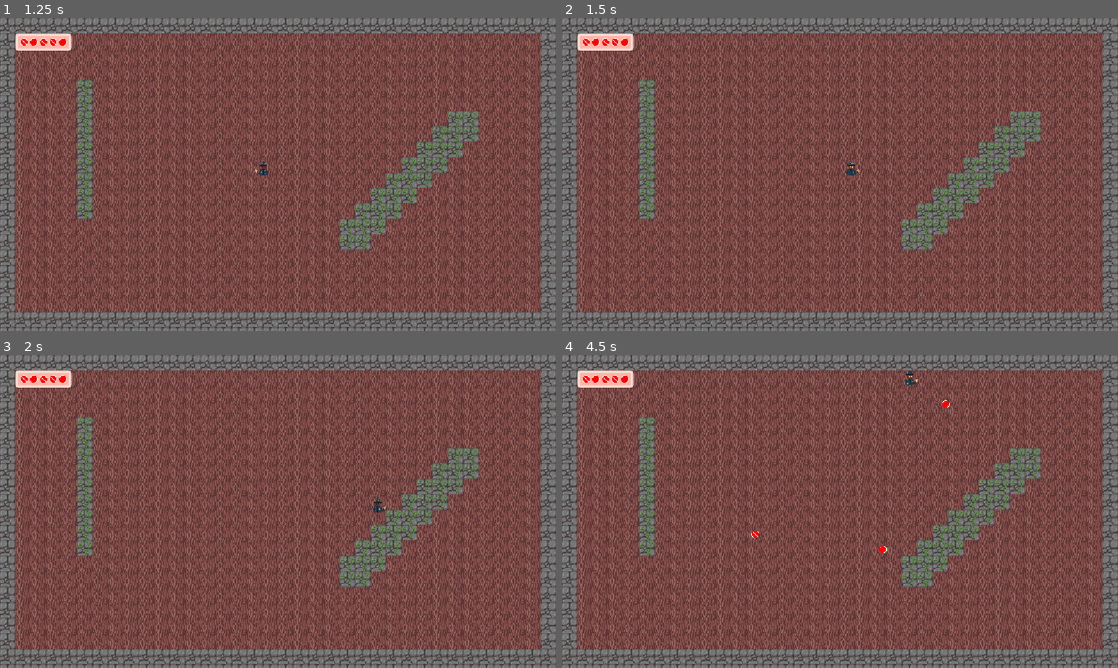
Above: before the commit, frames 1-4 (two rows, left to right).
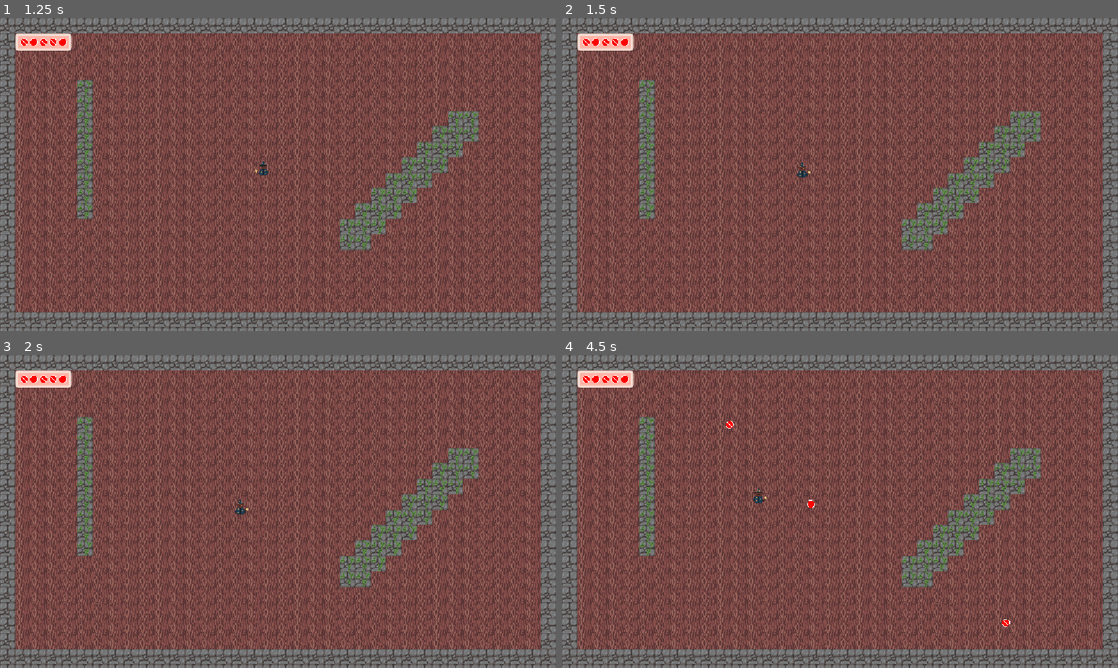
Above: after the commit, the same moments.

Repository: teganmy/wizard-cat-cat-wizard
Game: Godot game, scene res://main.tscn
The game is run twice, just before and just after one commit, with the same random seed, the same clock (stepped at 60 frames per second) and the same inputs.
Inputs (mouse positions are in pixels of both pictures, inside the frame that each line leads up to):
- Up to frame 1 (1.25 s): click "New Game" at 0.5 s
- Up to frame 2 (1.5 s): tap Enter at 1.25 s; move the mouse to (962, 158) at 1.27 s; hold Right (player_right) from 1.28 s (still down); tap Shift (player_dodge, bound only after the commit) at 1.35 s
- Up to frame 3 (2 s): keep holding Right (player_right)
- Up to frame 4 (4.5 s): move the mouse to (728, 527) at 2.02 s; release Right (player_right) at 2.03 s; hold Down (player_down) 2.03-2.78 s; tap Space (fire) at 2.1, 2.75, 4.35 s; tap Shift (player_dodge, bound only after the commit) at 2.3, 2.85, 3.6 s; move the mouse to (895, 442) at 2.77 s; hold Right (player_right) 2.78-3.53 s; move the mouse to (812, 574) at 3.52 s; hold W (player_up) 3.53-4.28 s; move the mouse to (1006, 558) at 4.27 s; hold Left (player_left) from 4.28 s (still down)

Frame 1 is identical in both runs. In frame 2, 0.1% of the frame differs, in the area x 42-54%, y 45-52%; in frame 3, 0.1%; in frame 4, 0.3%, in the area x 29-81%, y 4-87%.

Commit message:
Added player state machine and rudimentary dodge

Diff:
--- a/wizard-cat-game/player.gd
+++ b/wizard-cat-game/player.gd
@@ -1,30 +1,68 @@
 extends CharacterBody2D
 
 @export var speed: float = 100
+@export var dodge_speed: float = 500
 @onready var shooter := $Shooter
 @onready var sprite := $Sprite2D
 @onready var health := $Health
+@onready var dodge_cooldown := $DodgeCooldown
+@onready var hurtbox := $Hurtbox
 var last_dir: Vector2 = Vector2.ZERO
+var dodge_dir: Vector2 = Vector2.ZERO
 signal died
 
+enum STATE {IDLE, MOVE, DODGE}
+var state: STATE = STATE.IDLE
 
 func _physics_process(_delta: float) -> void:
 	var dir := Input.get_vector("player_left", "player_right", "player_up", "player_down")
-	if dir != last_dir:
-		get_tree().create_tween().set_trans(Tween.TRANS_QUAD).tween_property(self, "velocity", speed * dir, 0.1)
-		last_dir = dir
 	if Input.is_action_just_pressed("fire"):
 		add_sibling(shooter.fire(get_global_mouse_position()))
 	if get_global_mouse_position().x < global_position.x:
 		sprite.flip_h = false
 	else:
 		sprite.flip_h = true
-
+	match state:
+		STATE.IDLE:
+			if dir != Vector2.ZERO:
+				_change_state(STATE.MOVE)
+			if Input.is_action_just_pressed("player_dodge"):
+				_change_state(STATE.DODGE)
+		STATE.MOVE:
+			if dir == Vector2.ZERO:
+				_change_state(STATE.IDLE)
+			if Input.is_action_just_pressed("player_dodge"):
+				_change_state(STATE.DODGE)
+			if dir != last_dir:
+				get_tree().create_tween().set_trans(Tween.TRANS_QUAD).tween_property(self, "velocity", speed * dir, 0.1)
+				last_dir = dir
+		STATE.DODGE:
+			velocity = dodge_dir * dodge_speed
 	move_and_slide()
 
+func _change_state(new_state: STATE) -> void:
+	state = new_state
+	match new_state:
+		STATE.IDLE:
+			pass
+		STATE.MOVE:
+			pass
+		STATE.DODGE:
+			if dodge_cooldown.is_stopped():
+				_dodge()
+			else:
+				_change_state(STATE.IDLE)
 
-func _on_health_changed(current: int) -> void:
-	print("Player health: ", current)
+func _dodge() -> void:
+	hurtbox.monitoring = false
+	dodge_dir = -global_position.direction_to(get_global_mouse_position())
+	get_tree().create_timer(0.1).timeout.connect(_end_dodge)
+
+func _end_dodge() -> void:
+	velocity = Vector2.ZERO
+	hurtbox.monitoring = true
+	dodge_cooldown.start()
+	_change_state(STATE.IDLE)
 
 func _on_health_died() -> void:
 	health.heal(health.max_health)
--- a/wizard-cat-game/player.tscn
+++ b/wizard-cat-game/player.tscn
@@ -57,5 +57,7 @@
 [node name="Camera2D" type="Camera2D" parent="." unique_id=677666763]
 enabled = false
 
-[connection signal="changed" from="Health" to="." method="_on_health_changed"]
+[node name="DodgeCooldown" type="Timer" parent="." unique_id=204651733]
+one_shot = true
+
 [connection signal="died" from="Health" to="." method="_on_health_died"]
--- a/wizard-cat-game/project.godot
+++ b/wizard-cat-game/project.godot
@@ -61,6 +61,11 @@
 , Object(InputEventMouseButton,"resource_local_to_scene":false,"resource_name":"","device":-1,"window_id":0,"alt_presse …(248 unchanged characters)…
 ]
 }
+player_dodge={
+"deadzone": 0.2,
+"events": [Object(InputEventKey,"resource_local_to_scene":false,"resource_name":"","device":-1,"window_id":0,"alt_pressed":false,"shift_pressed":false,"ctrl_pressed":false,"meta_pressed":false,"pressed":false,"keycode":0,"physical_keycode":4194325,"key_label":0,"unicode":0,"location":0,"echo":false,"script":null)
+]
+}
 
 [layer_names]
 
